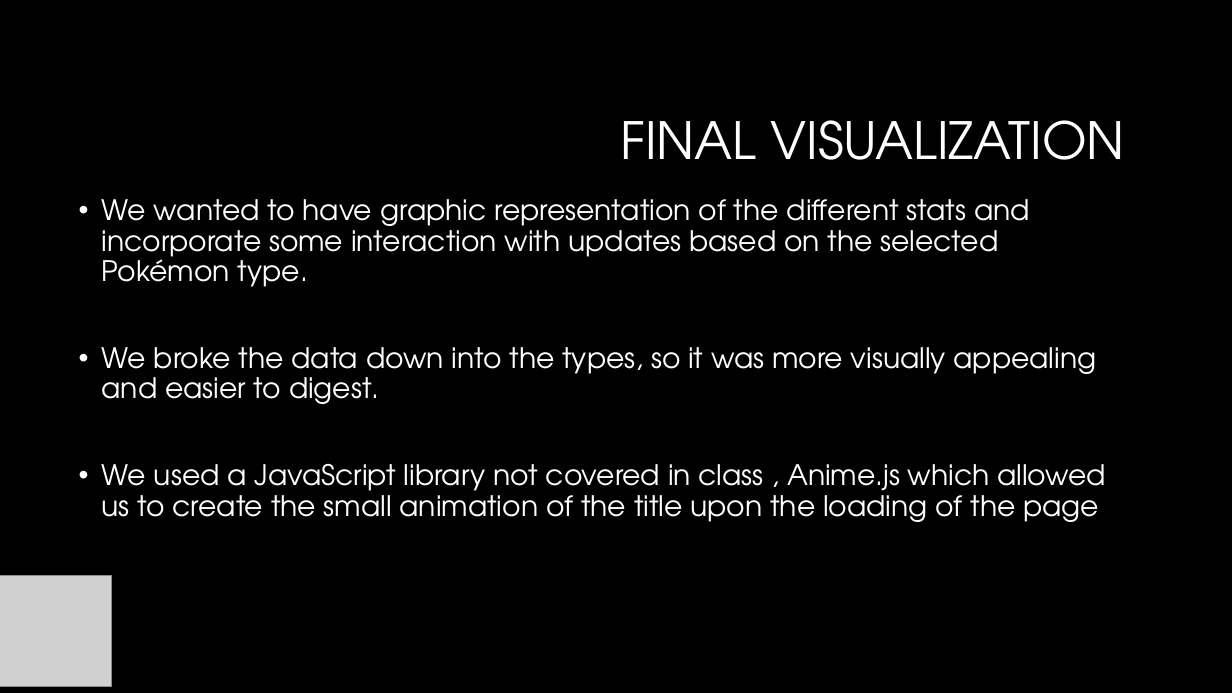
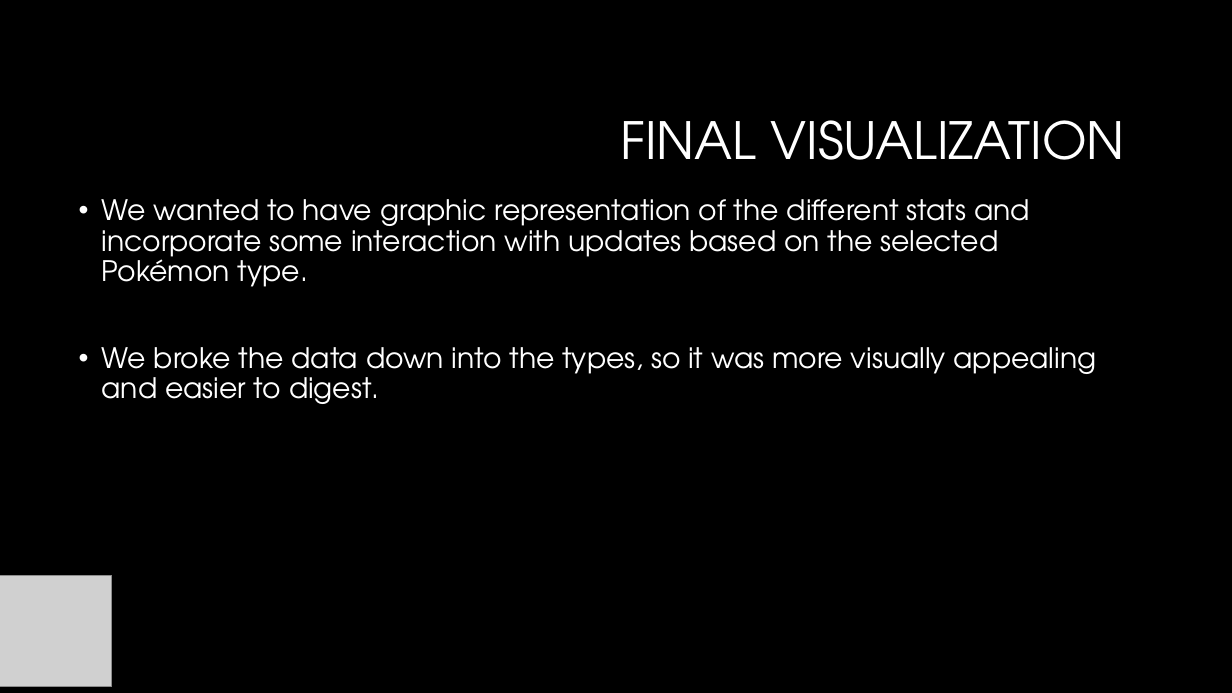
Before and after one commit to Dbuescher8/Pokemon-Project2, a slide deck: slide 10 of Presentation 2.pptx (slide 5 before the commit). Drawn at 1232x693 pixels with LibreOffice and Linux fonts; fonts in the diff are those of the drawing; grey boxes stand for pictures; background and template pictures are left out. Boxes give left, top, right and bottom in pixels: in the first picture for what was removed or moved away, otherwise in the second. Text is boxed around its words. In the diff, an @@ line names an element or a change of style, - is before the commit and + after.

```diff
--- a/Presentation 2.pptx
+++ b/Presentation 2.pptx
@@ text at bbox=[102, 463, 1106, 522]: paragraph removed @@
-• We used a JavaScript library not covered in class , Anime.js which allowed us to create the small animation of the title upon the loading of the page
```
Also in this commit, not shown: 2 other slides changed, 7 slides added, 2 slides removed.
